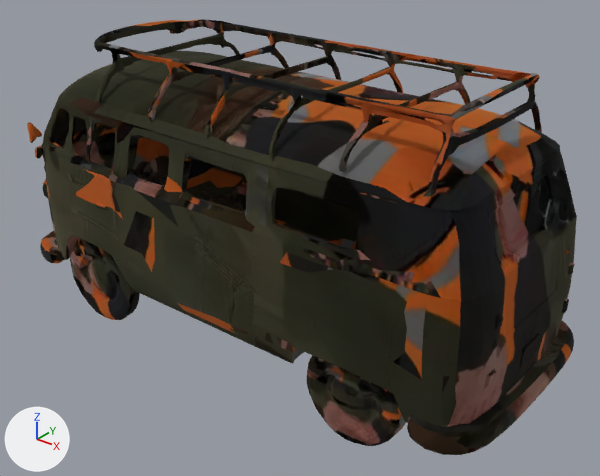
Before and after pictures for a commit that changed the glTF model assets/fp/cdn/1724e2db-3f90-40e8-b4da-afcf70ed707d.glb.
Rendered twice from a 50 mm camera at (0.851, -1.006, 0.567) aimed at (0.046, 0.001, -0.057). Lighting does not change. The marker at lower left points along +X, +Y and +Z. The picture after the commit comes second. Where no turn or scale is listed for an object, it has been applied to the vertices.

Objects in the first picture: 'geometry_0'.
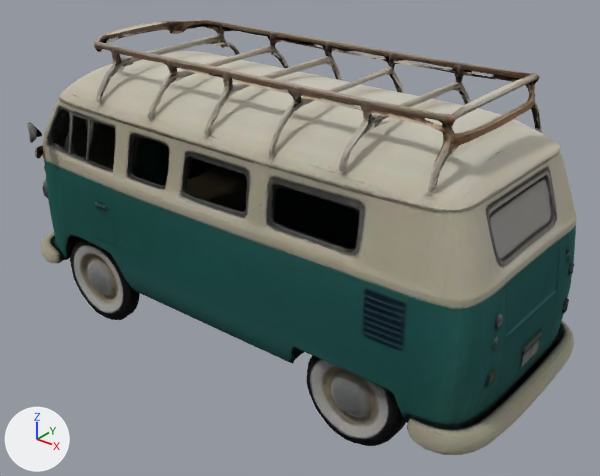
What differs and where, as boxes (x1, y1, x2, y2) in the pictures (600 x 476 px):
'geometry_0', surface changed (lighter): (27, 19, 577, 455) in both

The change in detail:
Picture 'Image_0' (img_image_0) is new.
Material 'Material_0' (mat_material_0) changes its picture from img_basecolor_webp to img_image_0.
